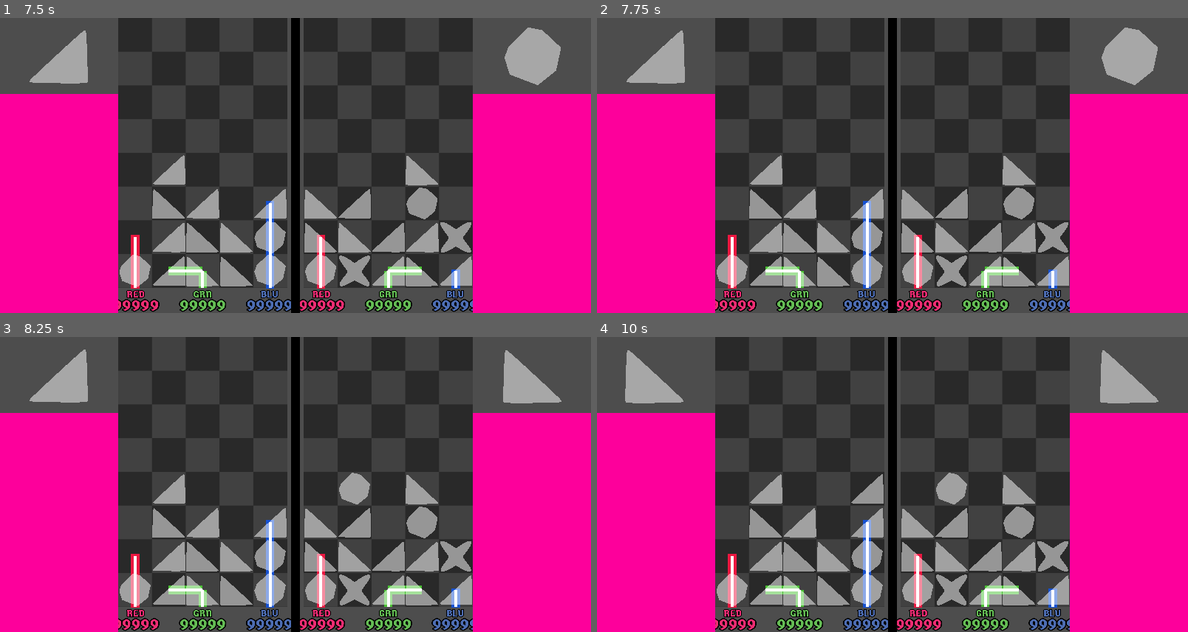
Above: before the commit, frames 1-4 (two rows, left to right).
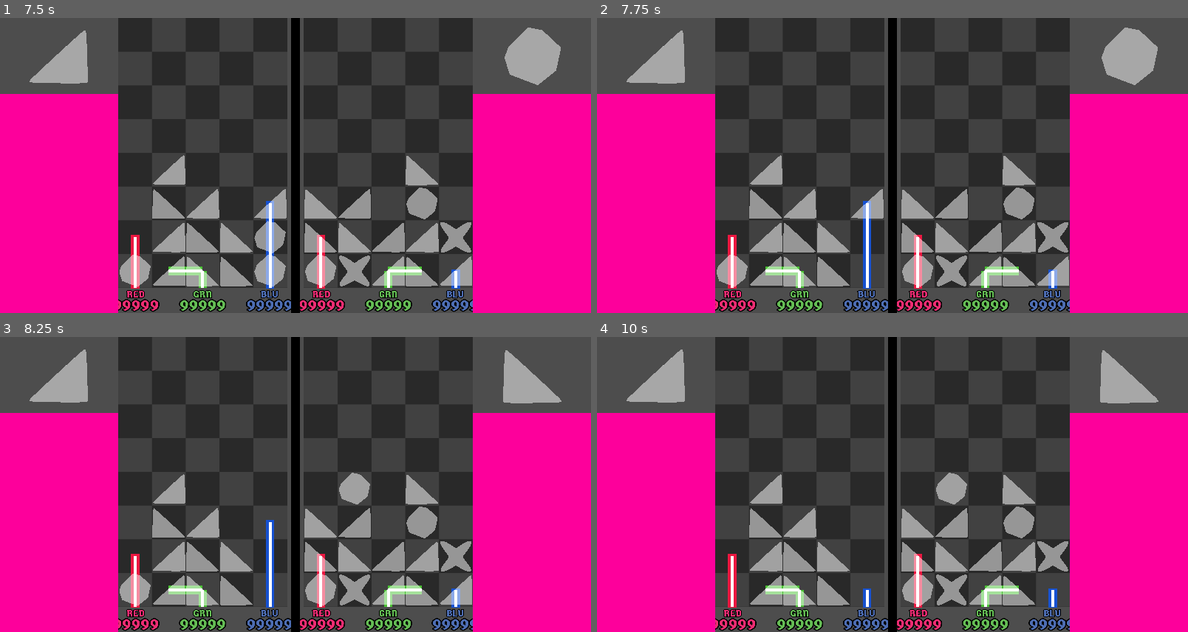
Above: after the commit, the same moments.

Repository: foolmoron/Prismancer
Game: Godot game, scene res://main.tscn
Two runs of this game, one before a commit and one after it. Both use one fixed random seed, a clock stepped at 60 frames per second and the inputs below.
Inputs (mouse positions are in pixels of both pictures, inside the frame that each line leads up to):
- Up to frame 1 (7.5 s): tap Space at 0.5, 0.77, 1.25, 1.52, 2.75, 3.02, 3.77, 4.25, 4.52, 6.02, 6.77 s; move the mouse to (425, 150) at 0.52 s; tap 1 (p1_0) at 0.6 s; click (425, 150) at 0.67 s; tap 2 (p1_1) at 0.8, 1.35 s; move the mouse to (177, 180) at 1.27 s; click (177, 180) at 1.42 s; tap 3 (p1_2) at 1.55, 2.1 s; tap Enter at 2, 3.5 s; move the mouse to (354, 100) at 2.02 s; click (354, 100) at 2.17 s; tap 4 (p1_3) at 2.3, 2.85 s; move the mouse to (265, 224) at 2.77 s; click (265, 224) at 2.92 s; tap 5 (p1_4) at 3.05, 3.6 s; move the mouse to (472, 209) at 3.52 s; click (472, 209) at 3.67 s; tap Y (p2_0) at 3.8, 4.35 s; move the mouse to (118, 121) at 4.27 s; click (118, 121) at 4.42 s; tap U (p2_1) at 4.55, 5.1 s; move the mouse to (325, 165) at 5.02 s; click (325, 165) at 5.17 s; tap I (p2_2) at 5.3, 5.85 s; move the mouse to (206, 91) at 5.77 s; click (206, 91) at 5.92 s; tap O (p2_3) at 6.05, 6.6 s; move the mouse to (425, 150) at 6.52 s; click (425, 150) at 6.67 s; tap P (p2_4) at 6.8, 7.35 s; move the mouse to (177, 180) at 7.27 s; click (177, 180) at 7.42 s
- Up to frame 2 (7.75 s): tap Space at 7.52 s; tap E (p1_b, bound only after the commit) at 7.55 s
- Up to frame 3 (8.25 s): move the mouse to (354, 419) at 8.02 s; tap E (p1_b, bound only after the commit) at 8.1 s; click (354, 419) at 8.17 s
- Up to frame 4 (10 s): tap W (p1_g, bound only after the commit) at 8.3, 8.85 s; move the mouse to (862, 543) at 8.77 s; click (862, 543) at 8.92 s; tap Space at 9.02, 9.77 s; tap Q (p1_r, bound only after the commit) at 9.05, 9.6 s; move the mouse to (1069, 528) at 9.52 s; click (1069, 528) at 9.67 s; tap K (p2_b, bound only after the commit) at 9.8 s

Frame 1 is identical in both runs. In frame 2, 0.7% of the frame differs, in the area x 43-49%, y 68-92%; in frame 3, 1.0%; in frame 4, 2.9%, in the area x 4-80%, y 4-92%.

Commit message:
clearing logic working

Diff:
--- a/Grid/cell.gd
+++ b/Grid/cell.gd
@@ -61,12 +61,15 @@
 	color_mask = COLOR.NONE
 	out_mask = 0
 
-func reset_lines(local_pos: Vector3) -> void:
+func kill_lines() -> void:
 	for color in lines.keys():
 		var arr = lines[color]
 		for line in arr:
 			LinePool.release(color, line)
 		arr.clear()
+
+func reset_lines(local_pos: Vector3) -> void:
+	kill_lines()
 
 	var line_pool: Array
 	match color_mask:
@@ -87,6 +90,7 @@
 	for dir in Cell.DIR.values():
 		if out_mask & dir != 0:
 			var line := LinePool.obtain(color_mask, parent)
+			lines[color_mask].push_back(line)
 			match dir:
 				Cell.DIR.UP, Cell.DIR.DOWN, Cell.DIR.LEFT, Cell.DIR.RIGHT:
 					line.scale.y = Side.GRID_SIZE
--- a/Grid/grid.gd
+++ b/Grid/grid.gd
@@ -55,6 +55,10 @@
 		for x in range(columns):
 			cells[to_idx(x, y)].reset_lines(side.to_local(side.coord_to_global_pos(Vector2i(x, y))))
 
+func kill_lines() -> void:
+	for cell in cells:
+		cell.kill_lines()
+
 func _process_cells_for_dir(initial_dir: Cell.DIR, initial_pos: Vector2i) -> void:
 	var seen := {}
 	var queue := [[initial_pos, initial_dir]]
@@ -131,3 +135,108 @@
 		for dir in Cell.DIR.values():
 			if cell.out_mask & dir != 0:
 				queue.append(pos + Cell.dir_to_vec(dir))
+
+const SURGE_INTERVAL_SECS := 0.1
+
+func surge_and_count(initial_dir: Cell.DIR, initial_pos: Vector2i) -> Dictionary:
+	var count := {}
+
+	var seen := {}
+	var queue := [[initial_pos, initial_dir]]
+	var cells_to_count := []
+	while queue.size() > 0:
+		var c = queue.pop_back()
+		var pos := c[0] as Vector2i
+		var dir := c[1] as Cell.DIR
+		if pos.x < 0 || pos.x >= columns || pos.y < 0 || pos.y >= rows:
+			continue
+		var cell := cells[to_idx(pos.x, pos.y)] as Cell
+		if cell.gem == null || (seen.has(cell) && seen[cell].has(dir)):
+			continue
+		seen[cell] = seen.get(cell, {})
+		seen[cell][dir] = true
+
+		cells_to_count.append(cell)
+
+		if cell.gem.type == Gem.GEM_TYPE.SPHERE:
+			queue.append([pos + Cell.dir_to_vec(dir), dir])
+		elif cell.gem.type == Gem.GEM_TYPE.TRI_LEFT:
+			if dir == Cell.DIR.UP:
+				queue.append([pos + Cell.dir_to_vec(Cell.DIR.LEFT), Cell.DIR.LEFT])
+			elif dir == Cell.DIR.DOWN:
+				queue.append([pos + Cell.dir_to_vec(Cell.DIR.RIGHT), Cell.DIR.RIGHT])
+			elif dir == Cell.DIR.LEFT:
+				queue.append([pos + Cell.dir_to_vec(Cell.DIR.UP), Cell.DIR.UP])
+			elif dir == Cell.DIR.RIGHT:
+				queue.append([pos + Cell.dir_to_vec(Cell.DIR.DOWN), Cell.DIR.DOWN])
+			else:
+				queue.append([pos + Cell.dir_to_vec(dir), dir])
+		elif cell.gem.type == Gem.GEM_TYPE.TRI_RIGHT:
+			if dir == Cell.DIR.UP:
+				queue.append([pos + Cell.dir_to_vec(Cell.DIR.RIGHT), Cell.DIR.RIGHT])
+			elif dir == Cell.DIR.DOWN:
+				queue.append([pos + Cell.dir_to_vec(Cell.DIR.LEFT), Cell.DIR.LEFT])
+			elif dir == Cell.DIR.LEFT:
+				queue.append([pos + Cell.dir_to_vec(Cell.DIR.DOWN), Cell.DIR.DOWN])
+			elif dir == Cell.DIR.RIGHT:
+				queue.append([pos + Cell.dir_to_vec(Cell.DIR.UP), Cell.DIR.UP])
+			else:
+				queue.append([pos + Cell.dir_to_vec(dir), dir])
+		elif cell.gem.type == Gem.GEM_TYPE.STAR:
+			# randomize iteration a bit
+			match randi_range(0, 3):
+				0:
+					queue.append([pos + Cell.dir_to_vec(Cell.DIR.UP_LEFT), Cell.DIR.UP_LEFT])
+					queue.append([pos + Cell.dir_to_vec(Cell.DIR.UP_RIGHT), Cell.DIR.UP_RIGHT])
+					queue.append([pos + Cell.dir_to_vec(Cell.DIR.DOWN_LEFT), Cell.DIR.DOWN_LEFT])
+					queue.append([pos + Cell.dir_to_vec(Cell.DIR.DOWN_RIGHT), Cell.DIR.DOWN_RIGHT])
+				1:
+					queue.append([pos + Cell.dir_to_vec(Cell.DIR.DOWN_RIGHT), Cell.DIR.DOWN_RIGHT])
+					queue.append([pos + Cell.dir_to_vec(Cell.DIR.DOWN_LEFT), Cell.DIR.DOWN_LEFT])
+					queue.append([pos + Cell.dir_to_vec(Cell.DIR.UP_RIGHT), Cell.DIR.UP_RIGHT])
+					queue.append([pos + Cell.dir_to_vec(Cell.DIR.UP_LEFT), Cell.DIR.UP_LEFT])
+				2:
+					queue.append([pos + Cell.dir_to_vec(Cell.DIR.DOWN_RIGHT), Cell.DIR.DOWN_RIGHT])
+					queue.append([pos + Cell.dir_to_vec(Cell.DIR.UP_RIGHT), Cell.DIR.UP_RIGHT])
+					queue.append([pos + Cell.dir_to_vec(Cell.DIR.DOWN_LEFT), Cell.DIR.DOWN_LEFT])
+					queue.append([pos + Cell.dir_to_vec(Cell.DIR.UP_LEFT), Cell.DIR.UP_LEFT])
+				3:
+					queue.append([pos + Cell.dir_to_vec(Cell.DIR.DOWN_RIGHT), Cell.DIR.DOWN_RIGHT])
+					queue.append([pos + Cell.dir_to_vec(Cell.DIR.UP_RIGHT), Cell.DIR.UP_RIGHT])
+					queue.append([pos + Cell.dir_to_vec(Cell.DIR.UP_LEFT), Cell.DIR.UP_LEFT])
+					queue.append([pos + Cell.dir_to_vec(Cell.DIR.DOWN_LEFT), Cell.DIR.DOWN_LEFT])
+
+	# count and animate
+	var first := true
+	for cell in cells_to_count:
+		if cell.gem == null:
+			continue
+		if not first:
+			await side.get_tree().create_timer(SURGE_INTERVAL_SECS).timeout
+		first = false
+		count[cell.color_mask] = count.get(cell.color_mask, 0) + 1
+		cell.gem.queue_free()
+		cell.gem = null
+
+	return count
+
+const MOVE_INTERVAL_SECS := 0.05
+
+func move_gems() -> void:
+	for x in range(columns):
+		for y in range(rows):
+			var cell := cells[to_idx(x, y)] as Cell
+			if cell.gem == null:
+				continue
+			var y_final := y
+			for _y in range(y - 1, -1, -1):
+				if cells[to_idx(x, _y)].gem != null:
+					break
+				y_final = _y
+			if y_final != y:
+				cell.gem.global_position = side.coord_to_global_pos(Vector2i(x, y_final))
+				print("moving gem from ", x, ",", y, " to ", x, ",", y_final)
+				var cell2 := cells[to_idx(x, y_final)] as Cell
+				cell2.gem = cell.gem
+				cell.gem = null
+				await side.get_tree().create_timer(MOVE_INTERVAL_SECS).timeout
--- /dev/null
+++ b/Grid/surge_btn.tscn
@@ -0,0 +1,16 @@
+[gd_scene load_steps=2 format=3 uid="uid://dy6xb74lrk532"]
+
+[sub_resource type="BoxShape3D" id="BoxShape3D_4jxrn"]
+size = Vector3(120, 60, 1)
+
+[node name="REDBtn" type="StaticBody3D"]
+transform = Transform3D(1, 0, 0, 0, 1, 0, 0, 0, 1, -160, -20, 0)
+axis_lock_linear_x = true
+axis_lock_linear_y = true
+axis_lock_linear_z = true
+axis_lock_angular_x = true
+axis_lock_angular_y = true
+axis_lock_angular_z = true
+
+[node name="CollisionShape3D" type="CollisionShape3D" parent="."]
+shape = SubResource("BoxShape3D_4jxrn")
--- a/Scenes/side.gd
+++ b/Scenes/side.gd
@@ -2,8 +2,10 @@
 extends Node3D
 
 @export_range(0, 1) var player := 0;
-static var P1_ACTIONS := ["p1_0", "p1_1", "p1_2", "p1_3", "p1_4"]
-static var P2_ACTIONS := ["p2_0", "p2_1", "p2_2", "p2_3", "p2_4"]
+static var P1_COLUMNS := ["p1_0", "p1_1", "p1_2", "p1_3", "p1_4"]
+static var P1_SURGES := ["p1_r", "p1_g", "p1_b"]
+static var P2_COLUMNS := ["p2_0", "p2_1", "p2_2", "p2_3", "p2_4"]
+static var P2_SURGES := ["p2_r", "p2_g", "p2_b"]
 
 @export var gem_spawn_entries: Array[GemSpawnEntry] = []
 var gem_spawns : Array[PackedScene] = []
@@ -17,6 +19,7 @@
 @onready var grid := Grid.new(GRID_COLUMNS, GRID_ROWS, self)
 
 var gem_next: Gem
+var surging := false
 
 func _ready() -> void:
 	for entry in gem_spawn_entries:
@@ -28,10 +31,15 @@
 
 # Called every frame. 'delta' is the elapsed time since the previous frame.
 func _process(delta: float) -> void:
-	var actions := P1_ACTIONS if player == 0 else P2_ACTIONS
-	for i in range(actions.size()):
-		if Input.is_action_just_pressed(actions[i]):
+	var columns := P1_COLUMNS if player == 0 else P2_COLUMNS
+	for i in range(columns.size()):
+		if Input.is_action_just_pressed(columns[i]):
 			do_column(i)
+			break
+	var surges := P1_SURGES if player == 0 else P2_SURGES
+	for i in range(surges.size()):
+		if Input.is_action_just_pressed(surges[i]):
+			do_surge(i)
 			break
 
 func setup_next_gem() -> void:
@@ -46,6 +54,8 @@
 		do_column(column_idx)
 
 func do_column(column_idx: int) -> void:
+	if surging:
+		return
 	var idx := grid.to_idx(column_idx, -1)
 	if grid.cells[idx].gem != null:
 		return
@@ -59,3 +69,27 @@
 
 func coord_to_global_pos(coord: Vector2i) -> Vector3:
 	return origin + to_global(Vector3(GRID_SIZE / 2, GRID_SIZE / 2, 0) + Vector3(coord.x * GRID_SIZE, coord.y * GRID_SIZE, 10.0))
+
+func _on_surge_input_event(camera:Node, event:InputEvent, event_position:Vector3, normal:Vector3, shape_idx:int, surge_idx:int) -> void:
+	if event is not InputEventScreenTouch:
+		return
+	var evt := event as InputEventScreenTouch
+	if evt.pressed:
+		do_surge(surge_idx)
+
+func do_surge(color_idx: int) -> void:
+	if surging:
+		return
+	surging = true
+	var count := {}
+	match color_idx:
+		0: count = await grid.surge_and_count(Cell.DIR.UP, Vector2i(0, 0))
+		1: count = await grid.surge_and_count(Cell.DIR.UP, Vector2i(2, 0))
+		2: count = await grid.surge_and_count(Cell.DIR.UP, Vector2i(4, 0))
+	print(count)
+	await get_tree().create_timer(0.8).timeout
+	grid.kill_lines()
+	await grid.move_gems()
+	grid.refresh()
+	await get_tree().create_timer(0.8).timeout
+	surging = false
--- a/Scenes/side.tscn
+++ b/Scenes/side.tscn
@@ -1,15 +1,16 @@
-[gd_scene load_steps=22 format=3 uid="uid://ctx36oft835ud"]
+[gd_scene load_steps=23 format=3 uid="uid://ctx36oft835ud"]
 
 [ext_resource type="Script" path="res://Scenes/side.gd" id="1_317gq"]
 [ext_resource type="Texture2D" uid="uid://d2fmlrbafhsgf" path="res://Art/grid.png" id="2_e6vki"]
 [ext_resource type="Script" path="res://Gems/gem_spawn_entry.gd" id="2_lppdi"]
 [ext_resource type="PackedScene" uid="uid://dn4l0uwuxou3t" path="res://Gems/gem_sphere.tscn" id="3_w1g55"]
 [ext_resource type="PackedScene" uid="uid://e7swbw218co0" path="res://Gems/gem_triangle_right.tscn" id="4_fvfng"]
-[ext_resource type="PackedScene" uid="uid://bkykx4vjym2br" path="res://Scenes/column.tscn" id="4_vojst"]
+[ext_resource type="PackedScene" uid="uid://bkykx4vjym2br" path="res://Grid/column.tscn" id="4_vojst"]
 [ext_resource type="PackedScene" uid="uid://ty677q31p7vy" path="res://Gems/gem_triangle_left.tscn" id="5_0avao"]
 [ext_resource type="PackedScene" uid="uid://cmyl2l0kksyxo" path="res://Gems/gem_star.tscn" id="6_irx0m"]
 [ext_resource type="Shader" path="res://Lines/line.gdshader" id="7_fnpvp"]
 [ext_resource type="FontFile" uid="uid://d3r2ywhscqp7y" path="res://Germania_One/GermaniaOne-Regular.ttf" id="10_aet5l"]
+[ext_resource type="PackedScene" uid="uid://dy6xb74lrk532" path="res://Grid/surge_btn.tscn" id="11_mn6if"]
 [ext_resource type="PackedScene" uid="uid://cucbspicwdsqi" path="res://Lines/line_red.tscn" id="11_sxmu3"]
 [ext_resource type="PackedScene" uid="uid://dtf5bymgy22yk" path="res://Lines/line_green.tscn" id="12_f1css"]
 [ext_resource type="PackedScene" uid="uid://bou5e8rq6ja6y" path="res://Lines/line_blue.tscn" id="13_hc0mh"]
@@ -146,6 +147,14 @@
 line_spacing = 0.21
 justification_flags = 0
 
+[node name="REDBtn" parent="BoardLabels" instance=ExtResource("11_mn6if")]
+
+[node name="GRNBtn" parent="BoardLabels" instance=ExtResource("11_mn6if")]
+transform = Transform3D(1, 0, 0, 0, 1, 0, 0, 0, 1, 0, -20, 0)
+
+[node name="BLUBtn" parent="BoardLabels" instance=ExtResource("11_mn6if")]
+transform = Transform3D(1, 0, 0, 0, 1, 0, 0, 0, 1, 160, -20, 0)
+
 [node name="Character" type="Node3D" parent="."]
 transform = Transform3D(280, 0, 0, 0, 520, 0, 0, 0, 1, -560, -90, 51.6172)
 
--- a/project.godot
+++ b/project.godot
@@ -86,6 +86,36 @@
 "events": [Object(InputEventKey,"resource_local_to_scene":false,"resource_name":"","device":-1,"window_id":0,"alt_press …(192 unchanged characters)…
 ]
 }
+p1_r={
+"deadzone": 0.5,
+"events": [Object(InputEventKey,"resource_local_to_scene":false,"resource_name":"","device":-1,"window_id":0,"alt_pressed":false,"shift_pressed":false,"ctrl_pressed":false,"meta_pressed":false,"pressed":false,"keycode":0,"physical_keycode":81,"key_label":0,"unicode":113,"location":0,"echo":false,"script":null)
+]
+}
+p1_g={
+"deadzone": 0.5,
+"events": [Object(InputEventKey,"resource_local_to_scene":false,"resource_name":"","device":-1,"window_id":0,"alt_pressed":false,"shift_pressed":false,"ctrl_pressed":false,"meta_pressed":false,"pressed":false,"keycode":0,"physical_keycode":87,"key_label":0,"unicode":119,"location":0,"echo":false,"script":null)
+]
+}
+p1_b={
+"deadzone": 0.5,
+"events": [Object(InputEventKey,"resource_local_to_scene":false,"resource_name":"","device":-1,"window_id":0,"alt_pressed":false,"shift_pressed":false,"ctrl_pressed":false,"meta_pressed":false,"pressed":false,"keycode":0,"physical_keycode":69,"key_label":0,"unicode":101,"location":0,"echo":false,"script":null)
+]
+}
+p2_r={
+"deadzone": 0.5,
+"events": [Object(InputEventKey,"resource_local_to_scene":false,"resource_name":"","device":-1,"window_id":0,"alt_pressed":false,"shift_pressed":false,"ctrl_pressed":false,"meta_pressed":false,"pressed":false,"keycode":0,"physical_keycode":72,"key_label":0,"unicode":104,"location":0,"echo":false,"script":null)
+]
+}
+p2_g={
+"deadzone": 0.5,
+"events": [Object(InputEventKey,"resource_local_to_scene":false,"resource_name":"","device":-1,"window_id":0,"alt_pressed":false,"shift_pressed":false,"ctrl_pressed":false,"meta_pressed":false,"pressed":false,"keycode":0,"physical_keycode":74,"key_label":0,"unicode":106,"location":0,"echo":false,"script":null)
+]
+}
+p2_b={
+"deadzone": 0.5,
+"events": [Object(InputEventKey,"resource_local_to_scene":false,"resource_name":"","device":-1,"window_id":0,"alt_pressed":false,"shift_pressed":false,"ctrl_pressed":false,"meta_pressed":false,"pressed":false,"keycode":0,"physical_keycode":75,"key_label":0,"unicode":107,"location":0,"echo":false,"script":null)
+]
+}
 
 [rendering]
 
Renamed: Scenes/column.tscn -> Grid/column.tscn
